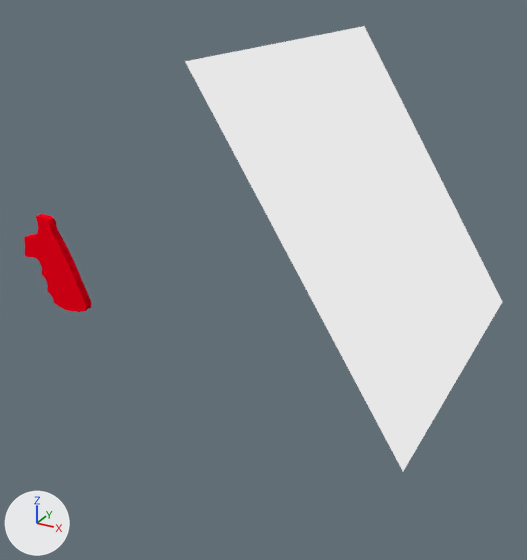
Two versions of the Blender file Magnum460.blend, one commit apart.
The view is the same before and after, from a 50 mm camera at (19.5, -15.17, 7.95) aimed at (10.44, 1.3, -0.28). The lights are fixed; the arrows at lower left show +X, +Y and +Z.
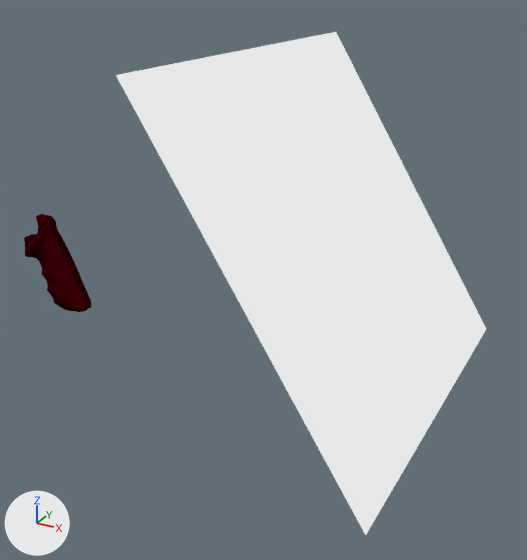
Commit message: change material

Changed parts and their boxes [x1, y1, x2, y2] in the pictures (527 x 560 px):
'Plane', moved
    before: [185, 26, 502, 471]
    after: [116, 32, 486, 535]
'Cube.001', recoloured, shading changed
    both: [24, 214, 91, 312]

What changed in the scene script:
```text
Change mat_material_002:
    mat_material_002.base_color: (1.0, 0.0, 0.0117) -> (0.0445, 0.0, 0.002)  # red #ff001c -> dark red #3c0007
Change me_cube_001:
    where me_cube_001.from_pydata(...)  # 230 vertices, 241 faces, 3 loose edges; spans x -15.3..26.4, y 1.2..5.8, z -49.3..4.2
    used by ob_cube_001; location = (3.52, -0.15, 0.62); scale = (0.0556, 0.0556, 0.0556)
    me_cube_001 part 1: all faces are now shaded smooth (241 of 241 changed)
Change ob_plane:
    ob_plane.location: (13.19, 2.81, 1.79) -> (13.19, 0.58, 1.79)
```
